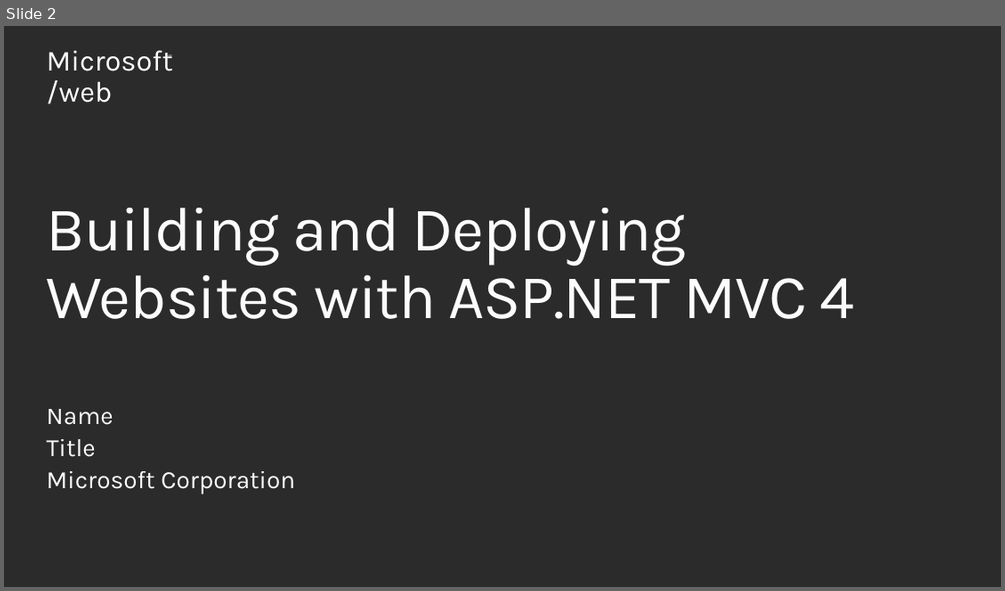
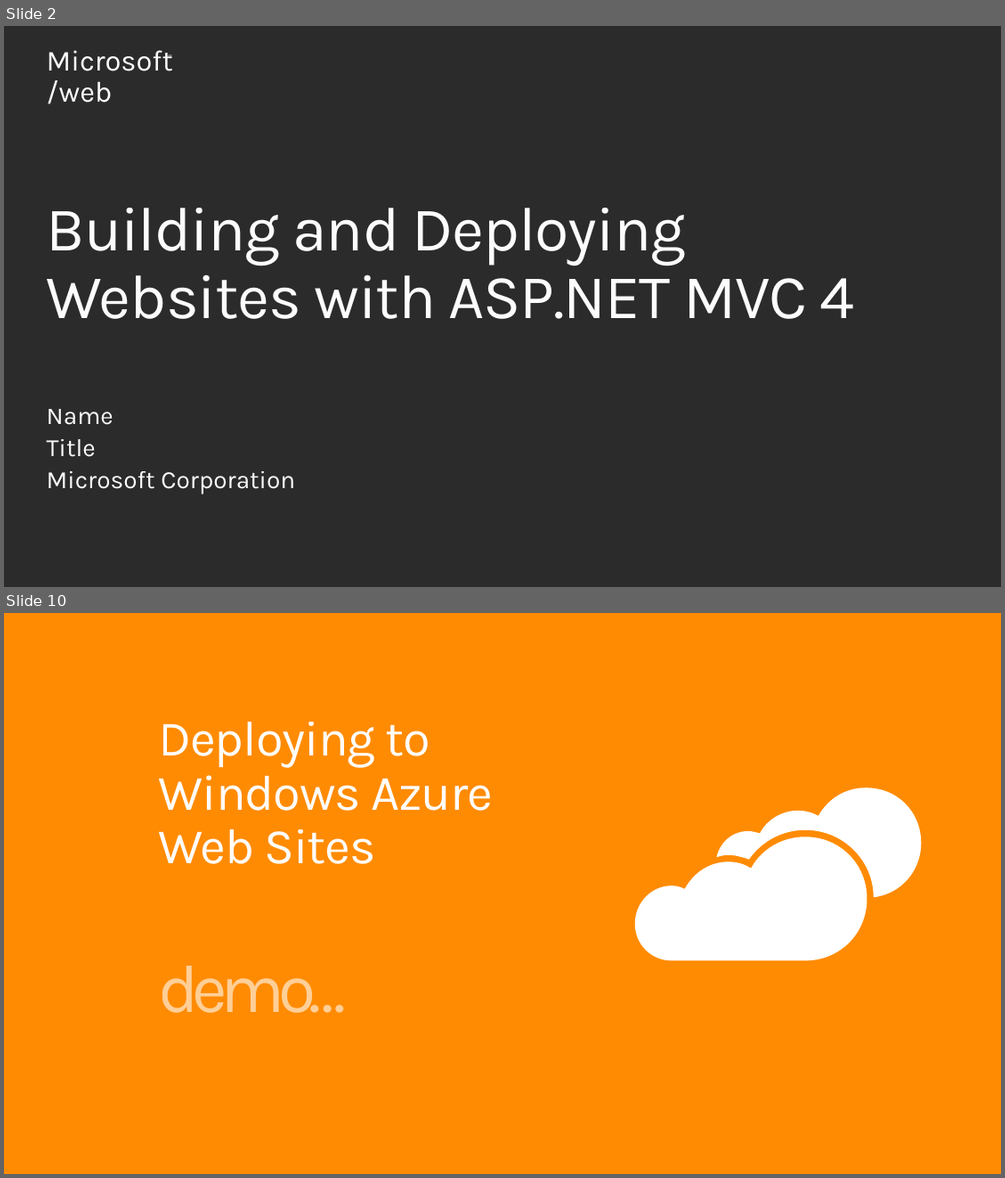
Before and after one commit to Microsoft-Web/PRESENTATION-BuildingDeployingMVC4, a slide deck: BuildingDeployingMVC4.pptx. Shown one above the other, each under a label of ours: slide 2 before the commit, slides 2 and 10 after it; the slides between them are not shown. The pictures are 1005x591 and 1005x1178 pixels, drawn with LibreOffice and Linux fonts; fonts in the diff are those of the drawing; background and template pictures are left out; a plain dark background stands for a picture behind light text. Boxes give left, top, right and bottom in pixels: in the first picture for what was removed or moved away, otherwise in the second. Text is boxed around its words. In the diff, an @@ line names an element or a change of style, - is before the commit and + after.

```diff
--- a/BuildingDeployingMVC4.pptx
+++ b/BuildingDeployingMVC4.pptx
@@ slide 10 added at (4, 613, 1001, 1174), background #FF8A00 @@
@@ title added at (159, 722, 493, 864), 48 pt, text #FFFFFF at 98% opacity @@
+Deploying to Windows Azure Web Sites
@@ freeform shape added at (717, 788, 922, 898), fill #FFFFFF @@
@@ freeform shape added at (635, 836, 867, 961), fill #FFFFFF @@
@@ text added at (159, 965, 347, 1013), 66 pt, text #FFD099 @@
+demo…
```
Also in this commit, not shown: 1 slide changed, 7 other slides added, 1 slide removed.
